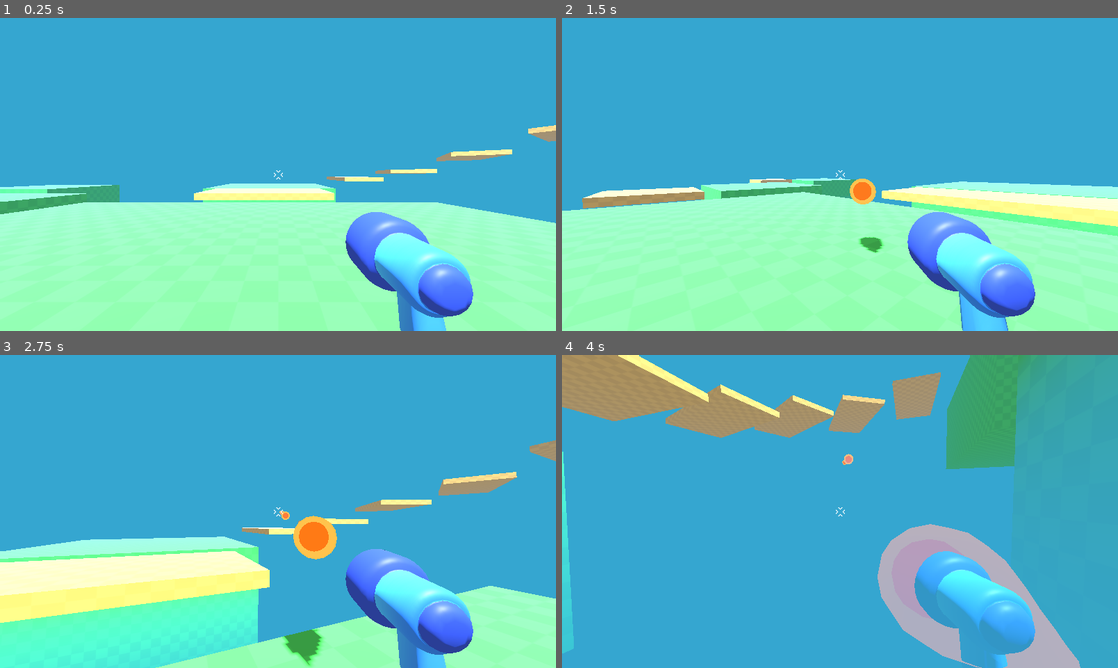
Above: before the commit, frames 1-4 (two rows, left to right).
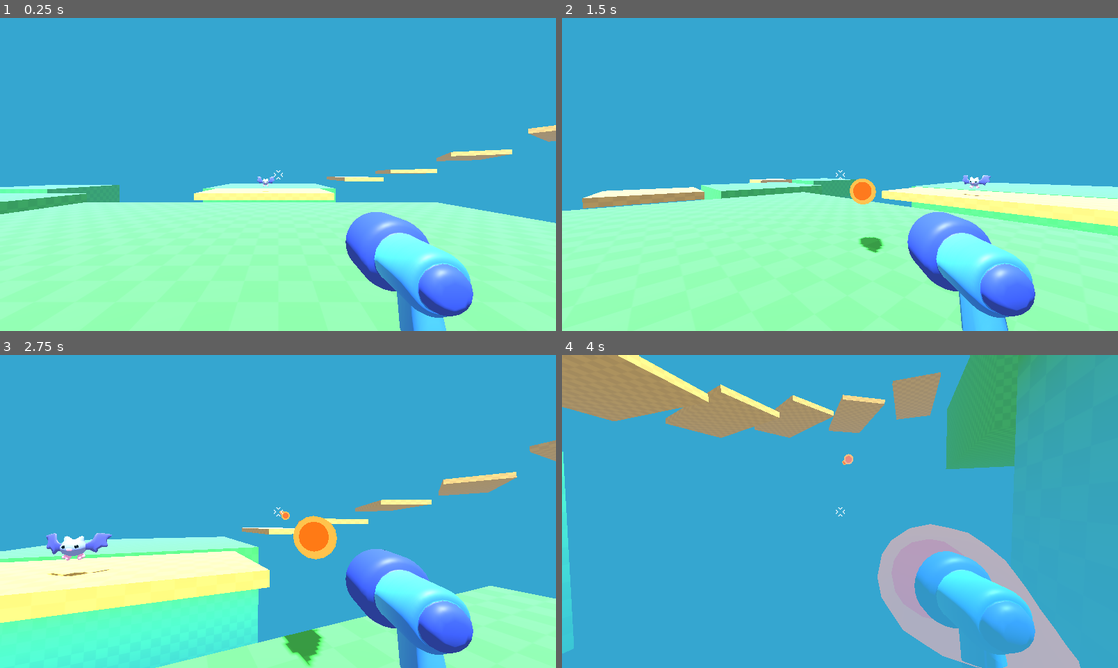
Above: after the commit, the same moments.

Repository: FaithWelton/UntitledGame
Game: Godot game, scene res://level.tscn
Two runs of this game, one before a commit and one after it. Both use one fixed random seed, a clock stepped at 60 frames per second and the inputs below.
Inputs (mouse positions are in pixels of both pictures, inside the frame that each line leads up to):
- Up to frame 1 (0.25 s): no input
- Up to frame 2 (1.5 s): tap Enter at 0.5 s; move the mouse to (867, 174) at 0.52 s; press the mouse at (867, 174) at 0.53 s; hold W (move_forward) from 0.53 s (still down); tap Space (jump) at 0.77 s; move the mouse to (812, 174) at 1.27 s; release the mouse at (812, 174) at 1.28 s; click (812, 174) at 1.35 s
- Up to frame 3 (2.75 s): keep holding W (move_forward); tap Space (jump) at 1.52 s; move the mouse to (289, 505) at 2.02 s; press the mouse at (289, 505) at 2.03 s
- Up to frame 4 (4 s): keep holding W (move_forward); move the mouse to (834, 517) at 2.77 s; release the mouse at (834, 517) at 2.78 s; click (834, 517) at 2.85 s; tap Space (jump) at 3.02, 3.77 s; move the mouse to (878, 514) at 3.52 s; press the mouse at (878, 514) at 3.53 s

The runs differ from the first frame. In frame 1, less than 0.1% of the frame differs, in the area x 46-50%, y 50-56%; in frame 2, 0.1%; in frame 3, 0.6%, in the area x 8-21%, y 56-71%; in frame 4, nothing differs.

Commit message:
Tut: Mob Shoot/Hurt Animation

Diff:
--- a/level.tscn
+++ b/level.tscn
@@ -113,7 +113,7 @@
 [node name="WorldEnvironment" type="WorldEnvironment" parent="."]
 environment = SubResource("Environment_f2txt")
 
-[node name="Mob" parent="." instance=ExtResource("4_0b4ue")]
-transform = Transform3D(1, 0, 0, 0, 1, 0, 0, 0, 1, 0, 2, -15)
+[node name="RigidBody3D" parent="." instance=ExtResource("4_0b4ue")]
+transform = Transform3D(1, 0, 0, 0, 1, 0, 0, 0, 1, 0, 1, -15)
 
 [editable path="Player"]
--- /dev/null
+++ b/mob/bat/bat_material.tres
@@ -0,0 +1,9 @@
+[gd_resource type="StandardMaterial3D" load_steps=2 format=3 uid="uid://b5e2m38dijvw7"]
+
+[ext_resource type="Texture2D" uid="uid://cllmp3asub722" path="res://mob/bat/bat_model_bat_palette.png" id="1_5napd"]
+
+[resource]
+resource_name = "bat_mat"
+cull_mode = 2
+albedo_texture = ExtResource("1_5napd")
+roughness = 0.427273
--- /dev/null
+++ b/mob/bat/bat_model.gd
@@ -0,0 +1,6 @@
+extends Node3D
+
+@onready var animation_tree = %AnimationTree
+
+func hurt():
+	animation_tree.set("parameters/OneShot/request", true)
--- a/mob/bat/bat_model.tscn
+++ b/mob/bat/bat_model.tscn
@@ -1,7 +1,14 @@
-[gd_scene load_steps=10 format=3 uid="uid://cl0oi3m3x2iar"]
-
-[ext_resource type="PackedScene" uid="uid://bx4h508p1xh12" path="res://mob/bat/bat_model.glb" id="1_1he7g"]
-[ext_resource type="Material" uid="uid://dm6gex8i6atg1" path="res://mob/bat/material/bat_material.tres" id="2_030dj"]
+[gd_scene load_steps=14 format=3 uid="uid://d2ojqxkda4qvx"]
+
+[ext_resource type="PackedScene" uid="uid://dvny0qpeig68" path="res://mob/bat/bat_model.glb" id="1_1he7g"]
+[ext_resource type="Texture2D" uid="uid://cllmp3asub722" path="res://mob/bat/bat_model_bat_palette.png" id="2_030dj"]
+[ext_resource type="Script" uid="uid://cu1osu06xkg4k" path="res://mob/bat/bat_model.gd" id="2_vgr6s"]
+
+[sub_resource type="StandardMaterial3D" id="StandardMaterial3D_030dj"]
+resource_name = "bat_mat"
+cull_mode = 2
+albedo_texture = ExtResource("2_030dj")
+roughness = 0.427273
 
 [sub_resource type="Animation" id="Animation_0gbdx"]
 resource_name = "Idle"
@@ -104,13 +111,25 @@
 tracks/0/type = "value"
 tracks/0/imported = false
 tracks/0/enabled = true
-tracks/0/path = NodePath("Armature/Skeleton3D/bat:surface_material_override/0:albedo_color")
+tracks/0/path = NodePath("Armature/Skeleton3D/bat:scale")
 tracks/0/interp = 1
 tracks/0/loop_wrap = true
 tracks/0/keys = {
 "times": PackedFloat32Array(0),
 "transitions": PackedFloat32Array(1),
 "update": 0,
+"values": [Vector3(1, 1, 1)]
+}
+tracks/1/type = "value"
+tracks/1/imported = false
+tracks/1/enabled = true
+tracks/1/path = NodePath("Armature/Skeleton3D/bat:surface_material_override/0:albedo_color")
+tracks/1/interp = 1
+tracks/1/loop_wrap = true
+tracks/1/keys = {
+"times": PackedFloat32Array(0),
+"transitions": PackedFloat32Array(1),
+"update": 0,
 "values": [Color(1, 1, 1, 1)]
 }
 
@@ -120,8 +139,8 @@
 &"RESET": SubResource("Animation_030dj")
 }
 
-[sub_resource type="Animation" id="Animation_vgr6s"]
-loop_mode = 1
+[sub_resource type="Animation" id="Animation_1he7g"]
+length = 0.21
 tracks/0/type = "value"
 tracks/0/imported = false
 tracks/0/enabled = true
@@ -129,10 +148,10 @@
 tracks/0/interp = 1
 tracks/0/loop_wrap = true
 tracks/0/keys = {
-"times": PackedFloat32Array(0, 0.101224, 0.201305, 0.301385, 0.40261),
-"transitions": PackedFloat32Array(1, 1, 1, 1, 1),
-"update": 0,
-"values": [Vector3(1, 1, 1), Vector3(1.5, 1.5, 1.5), Vector3(1, 1, 1), Vector3(1.5, 1.5, 1.5), Vector3(1, 1, 1)]
+"times": PackedFloat32Array(0, 0.100652, 0.201877),
+"transitions": PackedFloat32Array(1, 1, 1),
+"update": 0,
+"values": [Vector3(1, 1, 1), Vector3(1.5, 1.5, 1.5), Vector3(1, 1, 1)]
 }
 tracks/1/type = "value"
 tracks/1/imported = false
@@ -141,53 +160,69 @@
 tracks/1/interp = 1
 tracks/1/loop_wrap = true
 tracks/1/keys = {
-"times": PackedFloat32Array(0, 0.2, 0.4, 0.6, 0.8, 1),
-"transitions": PackedFloat32Array(1, 1, 1, 1, 1, 1),
-"update": 0,
-"values": [Color(1, 1, 1, 1), Color(1, 0.533612, 0.468613, 1), Color(0.999986, 0.340461, 0.280568, 1), Color(0.985082, 0, 0.0845508, 1), Color(0.999986, 0.340461, 0.280568, 1), Color(1, 0.533612, 0.468613, 1)]
-}
-
-[sub_resource type="AnimationLibrary" id="AnimationLibrary_shx3p"]
+"times": PackedFloat32Array(0, 0.100652, 0.201877),
+"transitions": PackedFloat32Array(1, 1, 1),
+"update": 0,
+"values": [Color(1, 1, 1, 1), Color(0.989844, 3.94672e-06, 7.70092e-07, 1), Color(1, 1, 1, 1)]
+}
+
+[sub_resource type="AnimationLibrary" id="AnimationLibrary_030dj"]
 _data = {
-&"hurt": SubResource("Animation_vgr6s")
-}
+&"hurt": SubResource("Animation_1he7g")
+}
+
+[sub_resource type="AnimationNodeAnimation" id="AnimationNodeAnimation_030dj"]
+animation = &"custom/hurt"
 
 [sub_resource type="AnimationNodeAnimation" id="AnimationNodeAnimation_vgr6s"]
 animation = &"Idle"
 
+[sub_resource type="AnimationNodeOneShot" id="AnimationNodeOneShot_vgr6s"]
+mix_mode = 1
+
 [sub_resource type="AnimationNodeBlendTree" id="AnimationNodeBlendTree_shx3p"]
-graph_offset = Vector2(-216.96, 75.84)
+nodes/Hurt/node = SubResource("AnimationNodeAnimation_030dj")
+nodes/Hurt/position = Vector2(100, 210)
 nodes/Idle/node = SubResource("AnimationNodeAnimation_vgr6s")
-nodes/Idle/position = Vector2(-110, 130)
-nodes/output/position = Vector2(350, 130)
+nodes/Idle/position = Vector2(100, 50)
+nodes/OneShot/node = SubResource("AnimationNodeOneShot_vgr6s")
+nodes/OneShot/position = Vector2(350, 60)
+nodes/output/position = Vector2(560, 110)
+node_connections = [&"OneShot", 0, &"Idle", &"OneShot", 1, &"Hurt", &"output", 0, &"OneShot"]
 
 [node name="bat_model" instance=ExtResource("1_1he7g")]
+script = ExtResource("2_vgr6s")
 
 [node name="Skeleton3D" parent="Armature" index="0"]
-bones/0/position = Vector3(0, -0.0236, 0)
-bones/1/rotation = Quaternion(-0.0508745, 0.199759, -0.651558, 0.730055)
-bones/2/rotation = Quaternion(-0.181852, -0.0504338, 0.262275, 0.94636)
-bones/3/rotation = Quaternion(-0.141525, 0.0163283, 0.215108, 0.966143)
-bones/4/rotation = Quaternion(-0.0508745, -0.199759, 0.651558, 0.730055)
-bones/5/rotation = Quaternion(-0.181852, 0.0504338, -0.262275, 0.94636)
-bones/6/rotation = Quaternion(-0.141525, -0.0163283, -0.215108, 0.966143)
+bones/0/position = Vector3(0, -0.0074, 0)
+bones/1/rotation = Quaternion(-0.0286549, 0.188485, -0.686718, 0.701478)
+bones/2/rotation = Quaternion(-0.0560155, -0.016041, 0.274838, 0.959723)
+bones/3/rotation = Quaternion(0.0412136, 0.059985, 0.264753, 0.961566)
+bones/4/rotation = Quaternion(-0.0286549, -0.188485, 0.686718, 0.701478)
+bones/5/rotation = Quaternion(-0.0560155, 0.016041, -0.274838, 0.959723)
+bones/6/rotation = Quaternion(0.0412136, -0.059985, -0.264753, 0.961566)
 bones/7/position = Vector3(0.130992, -0.227392, -0.0878515)
-bones/7/rotation = Quaternion(0.261968, 0.0834551, 0.265751, 0.924004)
-bones/8/rotation = Quaternion(3.64968e-08, 0.616924, 0.787022, 2.2315e-08)
+bones/7/rotation = Quaternion(0.261968, 0.0834552, 0.265751, 0.924005)
+bones/8/rotation = Quaternion(3.84334e-08, 0.690882, 0.722967, 1.64515e-08)
 bones/10/position = Vector3(-0.130992, -0.227392, -0.0878515)
-bones/10/rotation = Quaternion(0.261968, -0.0834551, -0.265751, 0.924004)
-bones/11/rotation = Quaternion(3.29533e-08, 0.616924, 0.787022, 4.23678e-08)
+bones/10/rotation = Quaternion(0.261968, -0.0834552, -0.265751, 0.924005)
+bones/11/rotation = Quaternion(2.54238e-08, 0.690882, 0.722967, 3.63776e-08)
 
 [node name="bat" parent="Armature/Skeleton3D" index="0"]
-transform = Transform3D(0, 0, 0, 0, 0, 0, 0, 0, 0, 0, 0, 0)
-surface_material_override/0 = ExtResource("2_030dj")
+surface_material_override/0 = SubResource("StandardMaterial3D_030dj")
 
 [node name="AnimationPlayer" parent="." index="1"]
 libraries = {
 &"": SubResource("AnimationLibrary_2h6wp"),
-&"custom": SubResource("AnimationLibrary_shx3p")
-}
+&"custom": SubResource("AnimationLibrary_030dj")
+}
+autoplay = "Idle"
 
 [node name="AnimationTree" type="AnimationTree" parent="." index="2"]
+unique_name_in_owner = true
+root_node = NodePath("%AnimationTree/..")
 tree_root = SubResource("AnimationNodeBlendTree_shx3p")
 anim_player = NodePath("../AnimationPlayer")
+parameters/OneShot/active = false
+parameters/OneShot/internal_active = false
+parameters/OneShot/request = 0
--- a/mob/bat/material/bat_material.tres
+++ /dev/null
@@ -1,9 +0,0 @@
-[gd_resource type="StandardMaterial3D" load_steps=2 format=3 uid="uid://dm6gex8i6atg1"]
-
-[ext_resource type="Texture2D" uid="uid://c78habdk1l1va" path="res://mob/bat/bat_model_bat_palette.png" id="1_xc5hy"]
-
-[resource]
-resource_name = "bat_mat"
-cull_mode = 2
-albedo_texture = ExtResource("1_xc5hy")
-roughness = 0.427273
--- /dev/null
+++ b/mob/mob.gd
@@ -0,0 +1,6 @@
+extends RigidBody3D
+
+@onready var bat_model = %bat_model
+
+func take_damage():
+	bat_model.hurt()
--- a/mob/mob.tscn
+++ b/mob/mob.tscn
@@ -1,14 +1,18 @@
-[gd_scene load_steps=3 format=3 uid="uid://b61fcqpngcvxp"]
+[gd_scene load_steps=4 format=3 uid="uid://bgsrddgwv5kqc"]
 
-[ext_resource type="PackedScene" uid="uid://cl0oi3m3x2iar" path="res://mob/bat/bat_model.tscn" id="1_7b8ug"]
+[ext_resource type="Script" uid="uid://bbbmxdbfc8g7e" path="res://mob/mob.gd" id="1_6jlfs"]
+[ext_resource type="PackedScene" uid="uid://d2ojqxkda4qvx" path="res://mob/bat/bat_model.tscn" id="1_7b8ug"]
 
-[sub_resource type="SphereShape3D" id="SphereShape3D_6jlfs"]
-radius = 0.355
+[sub_resource type="SphereShape3D" id="SphereShape3D_7b8ug"]
+radius = 0.3
 
 [node name="Mob" type="RigidBody3D"]
 gravity_scale = 0.0
+script = ExtResource("1_6jlfs")
 
 [node name="CollisionShape3D" type="CollisionShape3D" parent="."]
-shape = SubResource("SphereShape3D_6jlfs")
+transform = Transform3D(0.85, 0, 0, 0, 0.85, 0, 0, 0, 0.85, 0, 0, 0)
+shape = SubResource("SphereShape3D_7b8ug")
 
 [node name="bat_model" parent="." instance=ExtResource("1_7b8ug")]
+unique_name_in_owner = true
--- a/player/bullet_3d.gd
+++ b/player/bullet_3d.gd
@@ -10,3 +10,9 @@
 	travelled_distance += SPEED * delta
 	if travelled_distance > RANGE:
 		queue_free()
+
+func _on_body_entered(body):
+	queue_free()
+
+	if body.has_method("take_damage"):
+		body.take_damage()
--- a/player/bullet_3d.tscn
+++ b/player/bullet_3d.tscn
@@ -16,3 +16,5 @@
 shape = SubResource("SphereShape3D_hgguu")
 
 [node name="projectile3D" parent="." instance=ExtResource("1_kixxk")]
+
+[connection signal="body_entered" from="." to="." method="_on_body_entered"]
Not shown: 1 places in level.tscn that only renumber resources
Not shown, added: mob/bat/bat_model.gd.uid
Not shown, changed: mob/bat/bat_model.glb.import
Not shown, changed: mob/bat/bat_model_bat_palette.png.import
Not shown, added: mob/mob.gd.uid
Not shown, changed: mob/mob_ko.wav.import
Not shown, changed: mob/mob_take_damage.wav.import
Not shown, changed: mob/smoke_puff/poof_sound.wav.import
Not shown, changed: mob/smoke_puff/smoke_sphere.obj.import
Not shown, changed: mob/spawner/spawner_model.glb.import
Not shown, changed: mob/spawner/spawner_text.png.import
Not shown, changed: .DS_Store
